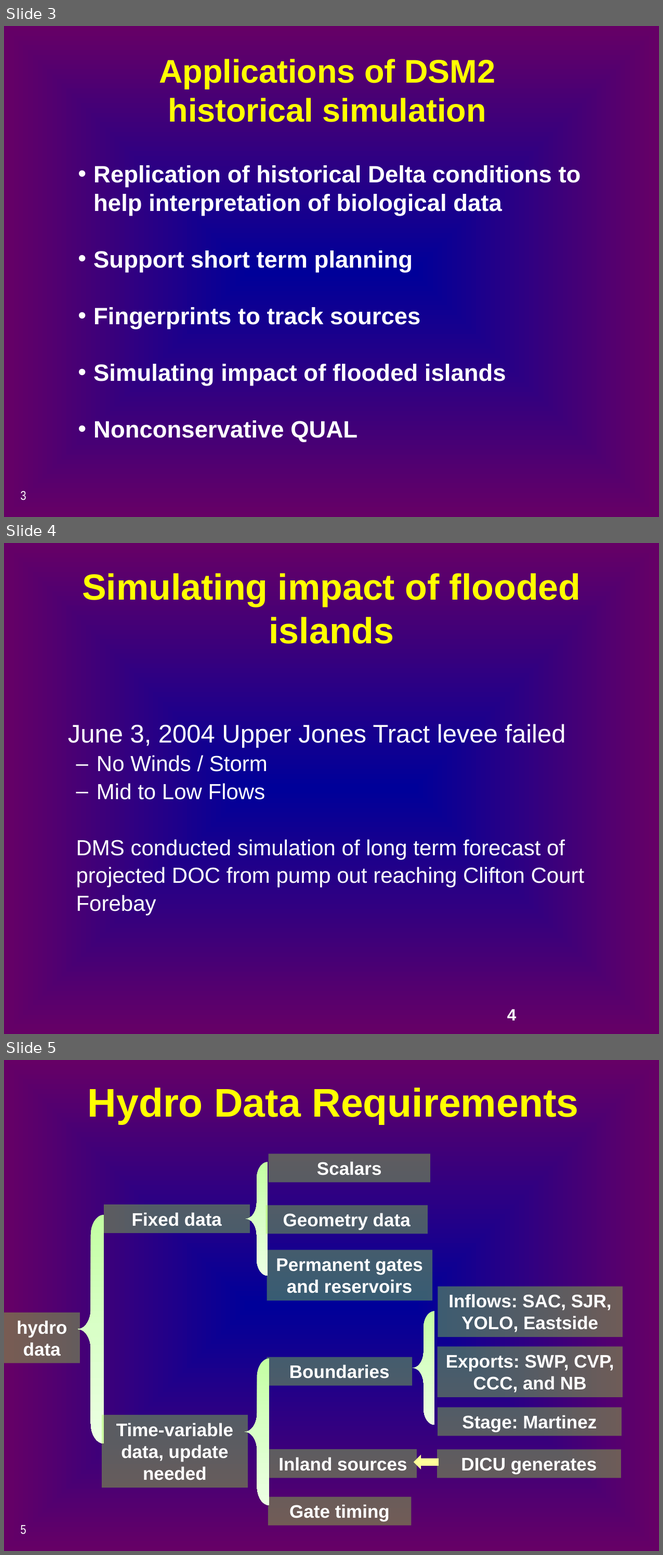
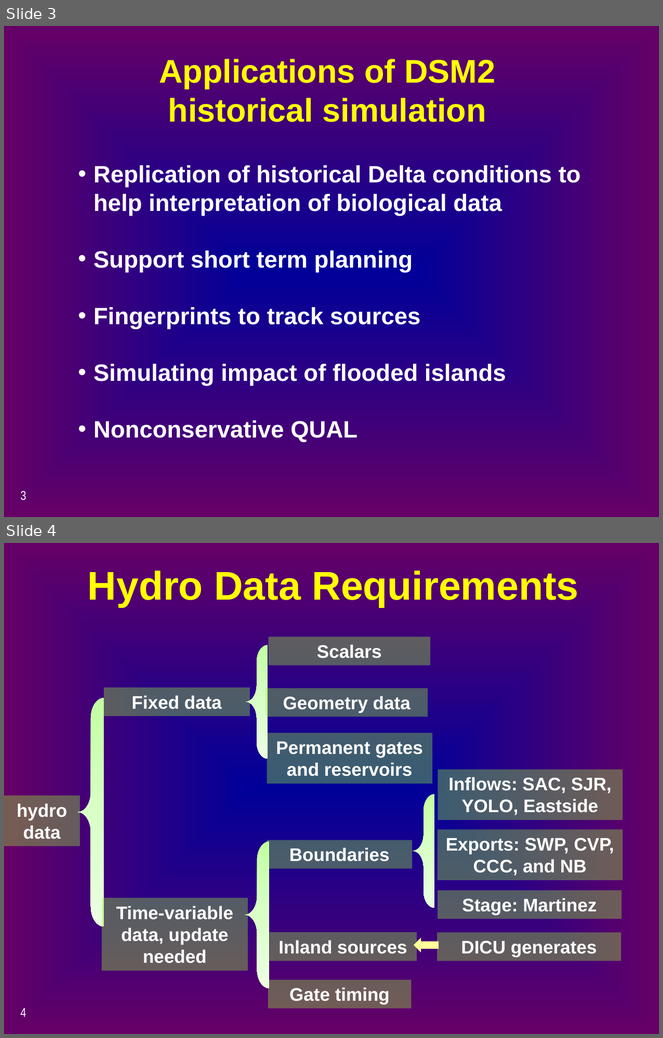
Before and after one commit to CADWRDeltaModeling/dsm2, a slide deck: dsm2/presentations/d1_historical.pptx. Shown one above the other, each under a label of ours: slides 3, 4 and 5 before the commit, slides 3 and 4 after it. The pictures are 663x1555 and 663x1038 pixels, drawn with LibreOffice and Linux fonts; fonts in the diff are those of the drawing. Boxes give left, top, right and bottom in pixels: in the first picture for what was removed or moved away, otherwise in the second. Text is boxed around its words. In the diff, an @@ line names an element or a change of style, - is before the commit and + after.

Commit message:
Former-commit-id: 43f9a55223899ca0ef1d03491a4c46df7730ad2e

```diff
--- a/dsm2/presentations/d1_historical.pptx
+++ b/dsm2/presentations/d1_historical.pptx
@@ slide 4 removed at (x1=4, y1=543, x2=659, y2=1034), background gradient #000099 to #660066 @@
@@ title removed at (x1=82, y1=573, x2=581, y2=644) @@
-Simulating impact of flooded islands
@@ text removed at (x1=68, y1=724, x2=585, y2=916) @@
-June 3, 2004 Upper Jones Tract levee failed
-  – No Winds / Storm
-  – Mid to Low Flows
-  DMS conducted simulation of long term forecast of
-  projected DOC from pump out reaching Clifton Court
-  Forebay
@@ page number removed at (x1=507, y1=1009, x2=517, y2=1021) @@
-4
@@ what was slide 5 is now slide 4 @@
@@ page number at (x1=21, y1=1008, x2=26, y2=1017): text changed @@
-5
+4
```
